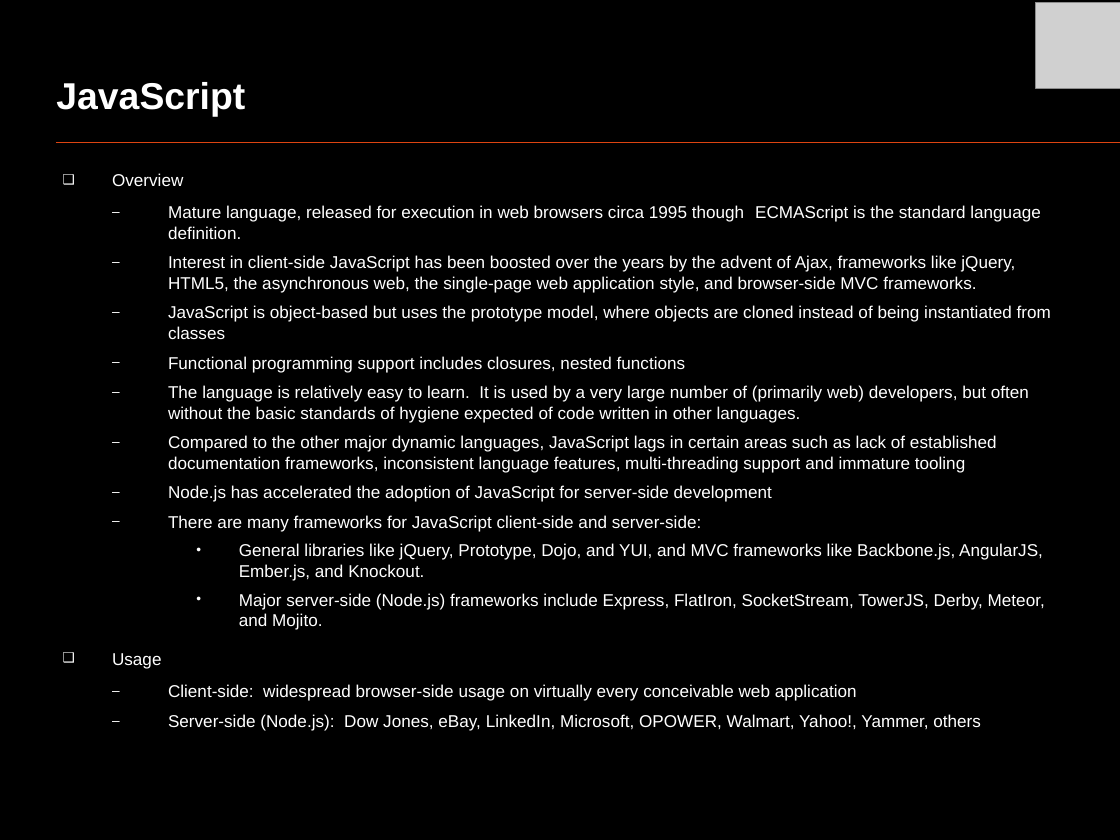
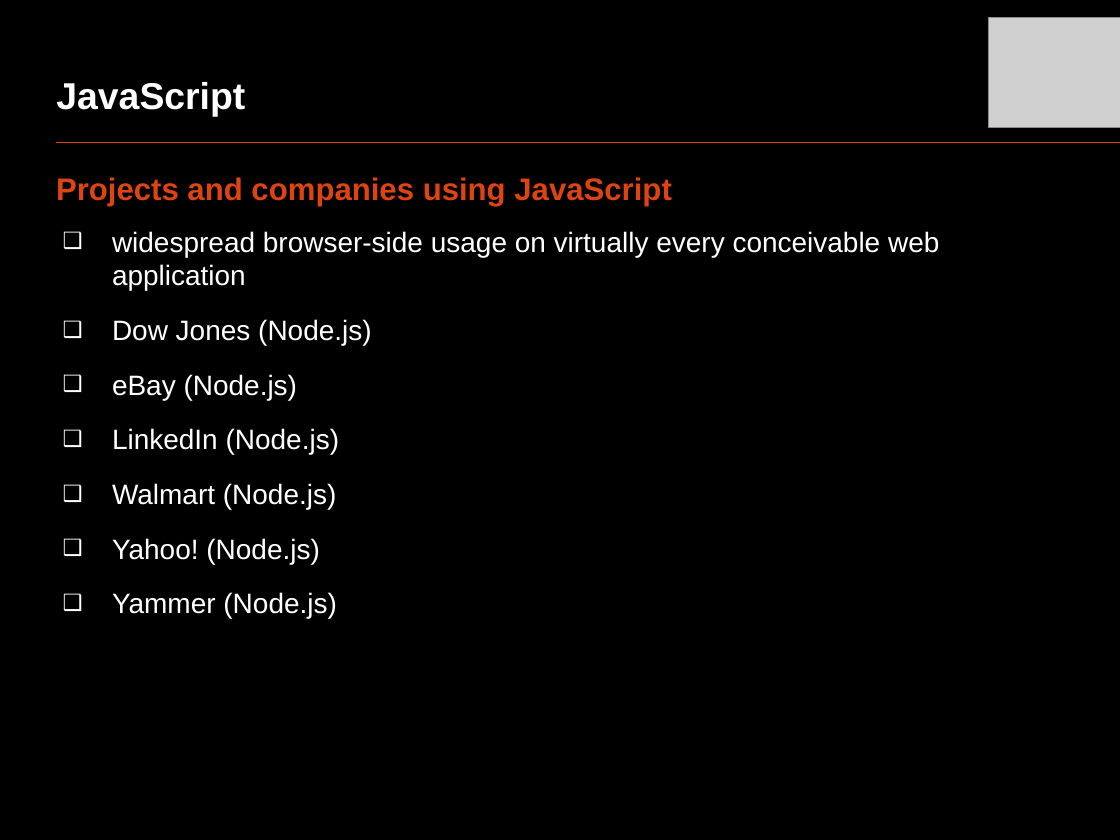
Before and after one commit to oscarrenalias/openslava-2013, a slide deck: slide 16 of Dynamic languages/OpenSlava 2013 - Dynamic languages.pptx (slide 11 before the commit). Drawn at 1120x840 pixels with LibreOffice and Linux fonts; fonts in the diff are those of the drawing; grey boxes stand for pictures. Boxes give left, top, right and bottom in pixels: in the first picture for what was removed or moved away, otherwise in the second. Text is boxed around its words. In the diff, an @@ line names an element or a change of style, - is before the commit and + after.

```diff
--- a/Dynamic languages/OpenSlava 2013 - Dynamic languages.pptx
+++ b/Dynamic languages/OpenSlava 2013 - Dynamic languages.pptx
@@ picture added at box(989, 18, 1120, 129) @@
@@ picture removed at box(1036, 2, 1120, 88) @@
@@ text at box(56, 177, 939, 618): text changed; size 11 to 18 pt @@
-  ❑ Overview
-    – Mature language, released for execution in web browsers circa 1995 though ECMAScript is the standard language definition.
-    – Interest in client-side JavaScript has been boosted over the years by the advent of Ajax, frameworks like jQuery, HTML5, the asynchronous web, the single-page web application style, and browser-side MVC frameworks.
-    – JavaScript is object-based but uses the prototype model, where objects are cloned instead of being instantiated from classes
-    – Functional programming support includes closures, nested functions
-    – The language is relatively easy to learn. It is used by a very large number of (primarily web) developers, but often without the basic standards of hygiene expected of code written in other languages.
-    – Compared to the other major dynamic languages, JavaScript lags in certain areas such as lack of established documentation frameworks, inconsistent language features, multi-threading support and immature tooling
-    – Node.js has accelerated the adoption of JavaScript for server-side development
-    – There are many frameworks for JavaScript client-side and server-side:
-      • General libraries like jQuery, Prototype, Dojo, and YUI, and MVC frameworks like Backbone.js, AngularJS, Ember.js, and Knockout.
-      • Major server-side (Node.js) frameworks include Express, FlatIron, SocketStream, TowerJS, Derby, Meteor, and Mojito.
-  ❑ Usage
-    – Client-side: widespread browser-side usage on virtually every conceivable web application
-    – Server-side (Node.js): Dow Jones, eBay, LinkedIn, Microsoft, OPOWER, Walmart, Yahoo!, Yammer, others
+Projects and companies using JavaScript
+  ❑ widespread browser-side usage on virtually every conceivable web application
+  ❑ Dow Jones (Node.js)
+  ❑ eBay (Node.js)
+  ❑ LinkedIn (Node.js)
+  ❑ Walmart (Node.js)
+  ❑ Yahoo! (Node.js)
+  ❑ Yammer (Node.js)
```
Also in this commit, not shown: 11 other slides changed, 9 slides added.
